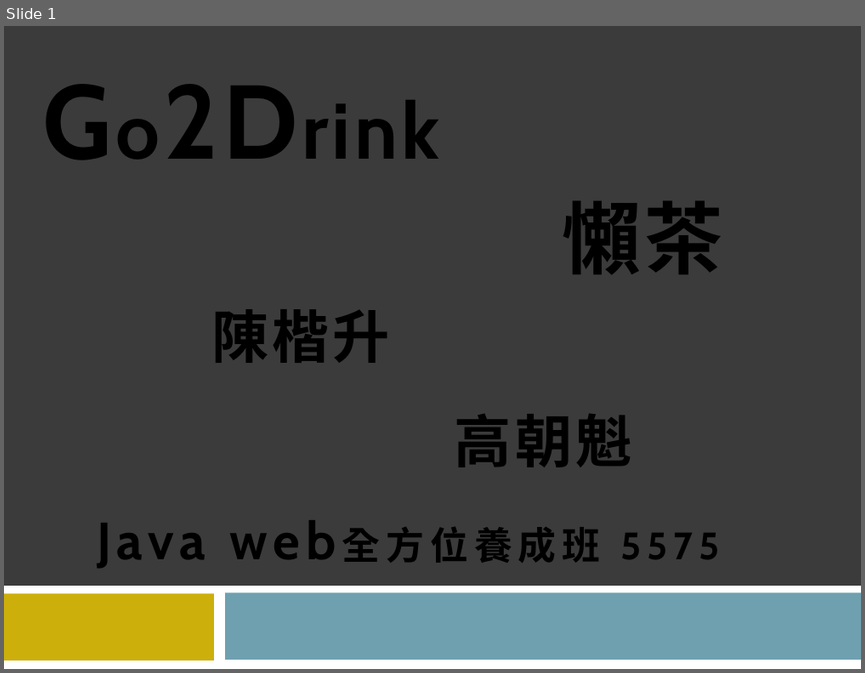
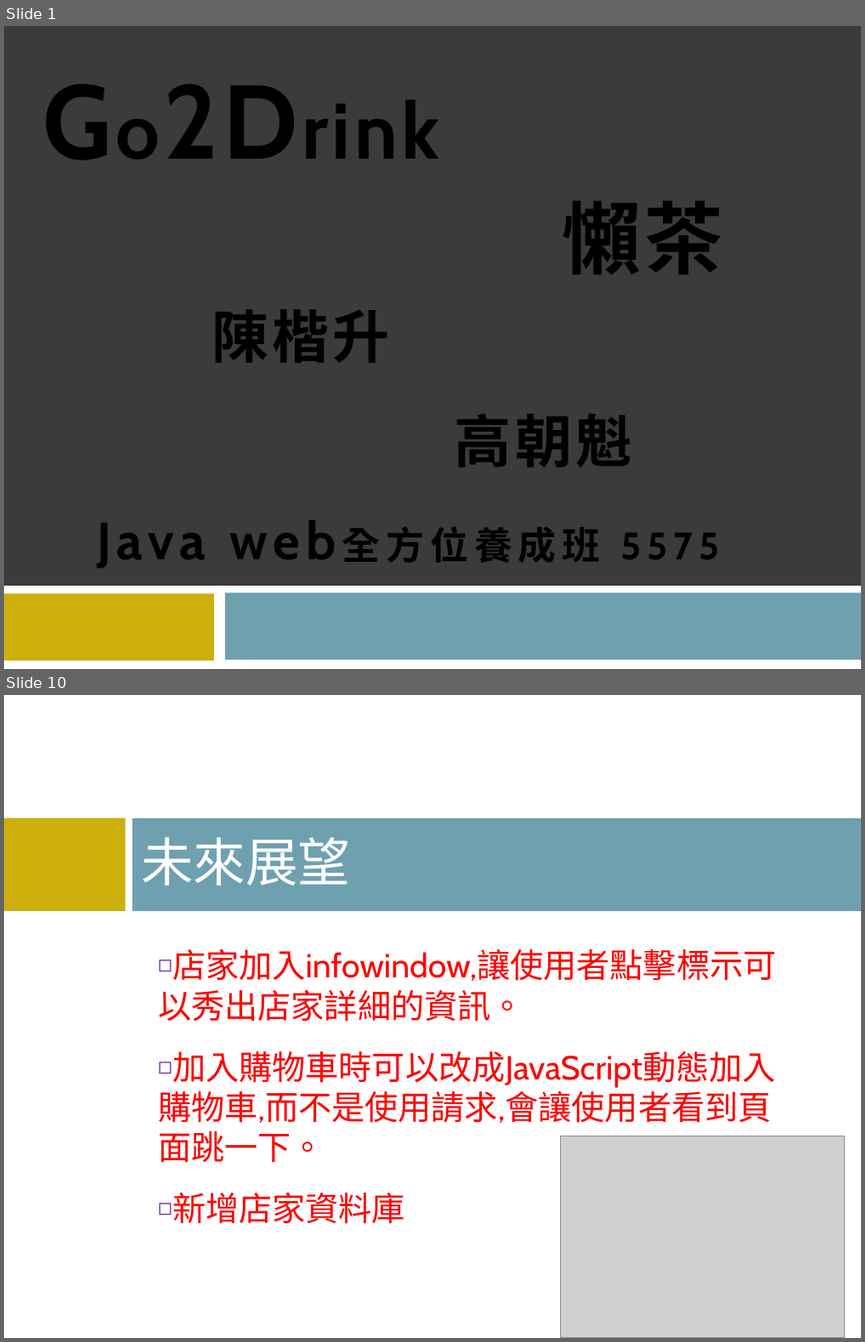
Before and after one commit to s930415/Go2Drink, a slide deck: 報告用簡報.pptx. Shown one above the other, each under a label of ours: slide 1 before the commit, slides 1 and 10 after it; the slides between them are not shown. The pictures are 865x673 and 865x1342 pixels, drawn with LibreOffice and Linux fonts; fonts in the diff are those of the drawing; grey boxes stand for pictures; background and template pictures are left out. Boxes give left, top, right and bottom in pixels: in the first picture for what was removed or moved away, otherwise in the second. Text is boxed around its words. In the diff, an @@ line names an element or a change of style, - is before the commit and + after.

```diff
--- a/報告用簡報.pptx
+++ b/報告用簡報.pptx
@@ slide 10 added at <box>4,695,861,1338</box>, background picture (left out) @@
@@ rectangle added at <box>4,818,126,911</box>, fill #CCAF0A @@
@@ rectangle added at <box>132,818,861,911</box>, fill #6EA0B0 @@
@@ title added at <box>141,837,350,885</box>, 44 pt, text #FFFFFF @@
+未來展望
@@ text added at <box>158,949,776,1223</box>, 28 pt, text #FF0000 @@
+  ◻ 店家加入infowindow,讓使用者點擊標示可以秀出店家詳細的資訊。
+  ◻ 加入購物車時可以改成JavaScript動態加入購物車,而不是使用請求,會讓使用者看到頁面跳一下。
+  ◻ 新增店家資料庫
@@ picture added at <box>561,1135,845,1338</box> @@
```
Also in this commit, not shown: 3 slides changed, 5 other slides added, 4 other files.
